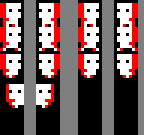
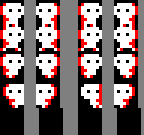
Layers edited between the first and the second 144px x 135px image:
removed layer "Capa 2 #4" over [left=0, top=3, right=141, bottom=135]
renamed "Capa 2 #1" to "Capa 2 #5", hid it, painted on it over [left=0, top=3, right=141, bottom=135]
renamed "Fondo" to "Capa 2 #4", painted on it over [left=0, top=3, right=141, bottom=135]
moved "Capa 2 #3" above "Capa 2 #1" over [left=0, top=3, right=138, bottom=108]
added layer "Capa 2 #1" above "Fondo" over [left=0, top=3, right=141, bottom=135]
added layer "Fondo" over [left=0, top=3, right=141, bottom=135]
